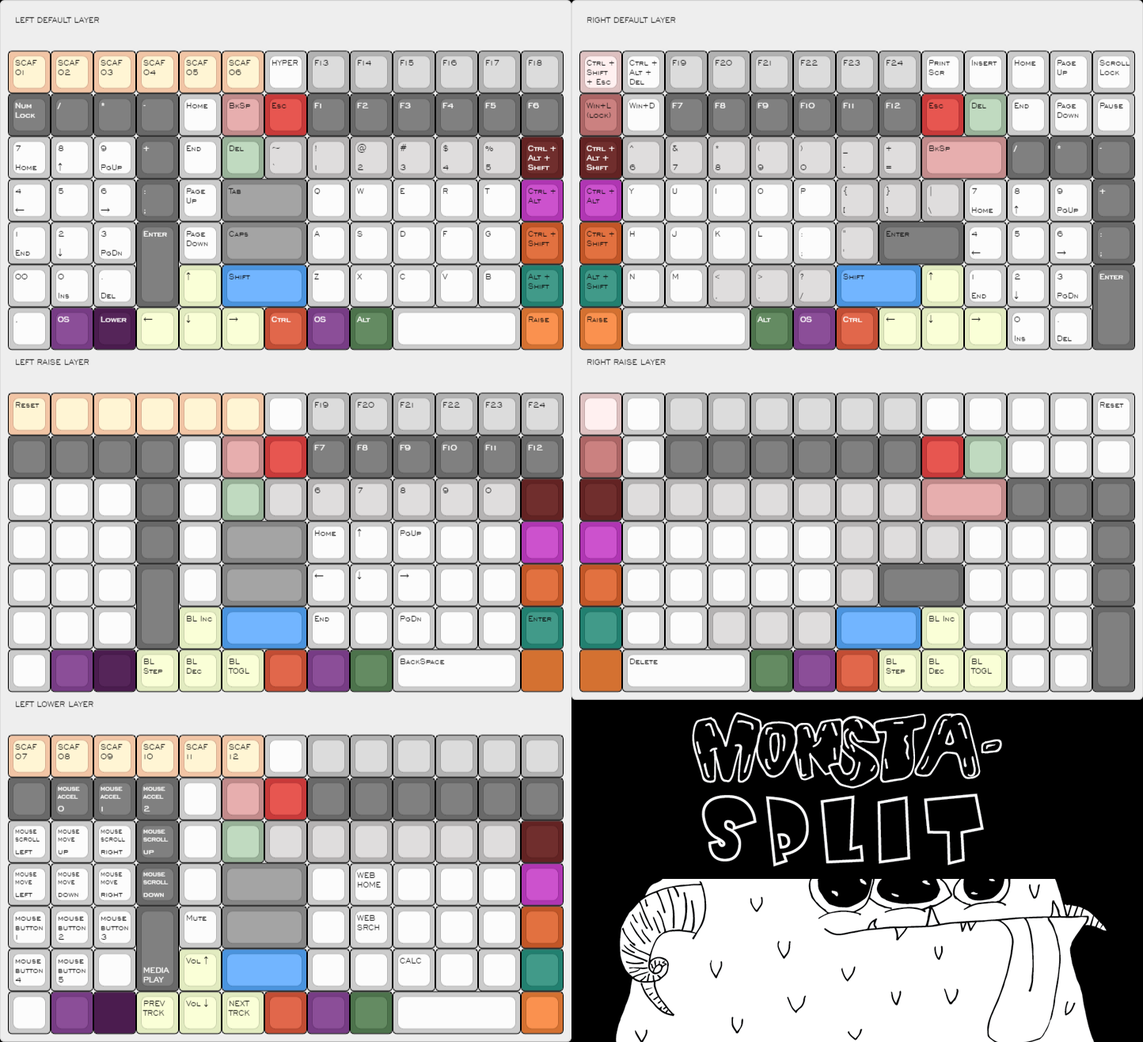
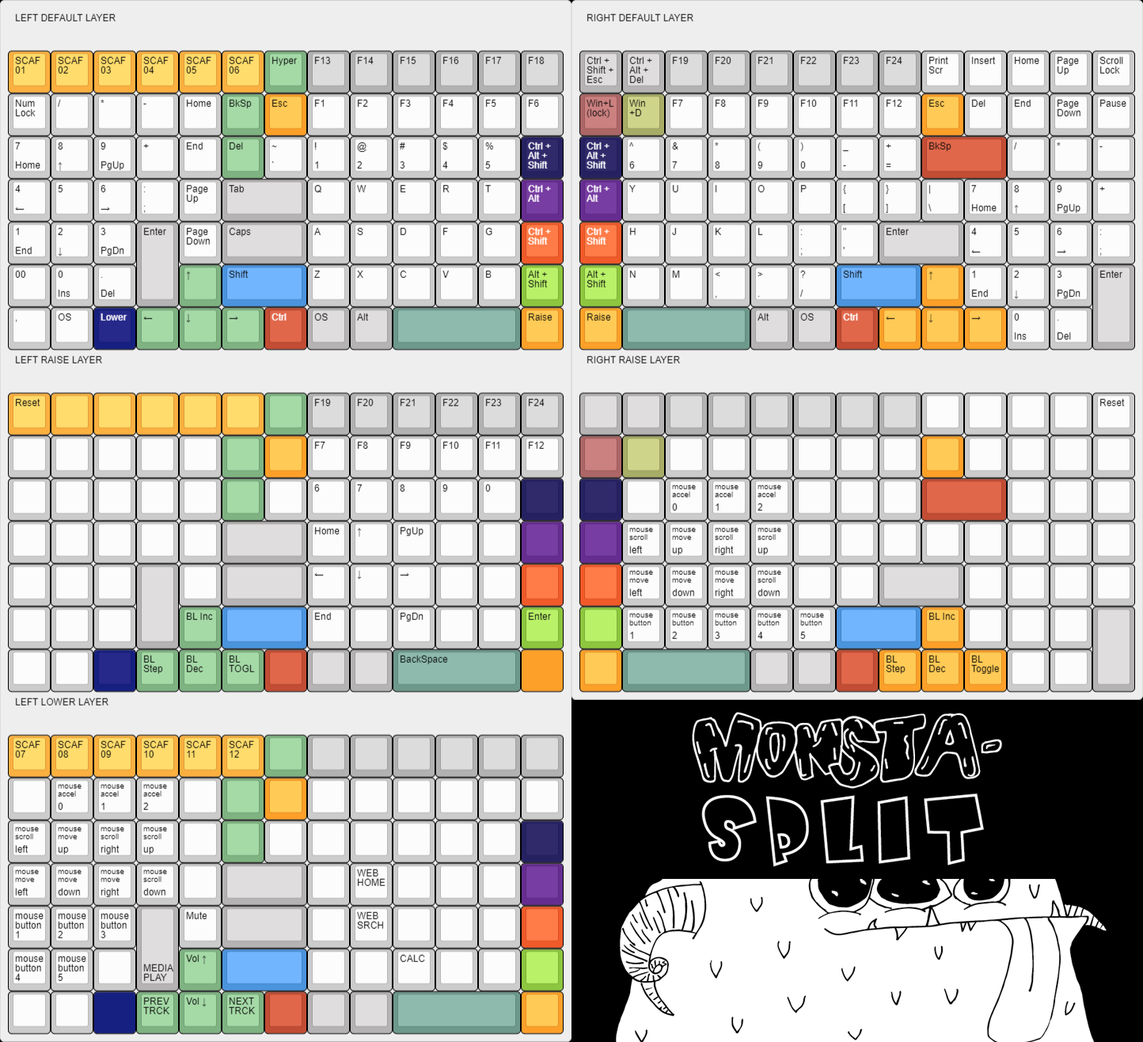
Layered file, before and after one edit (1143 x 1042). Changes by layer:
renamed "Layer 2" to "Layer 8", painted on it over [left=571, top=0, right=1143, bottom=700]
renamed "Layer 1" to "Layer 7", painted on it over [left=0, top=0, right=572, bottom=1042]
